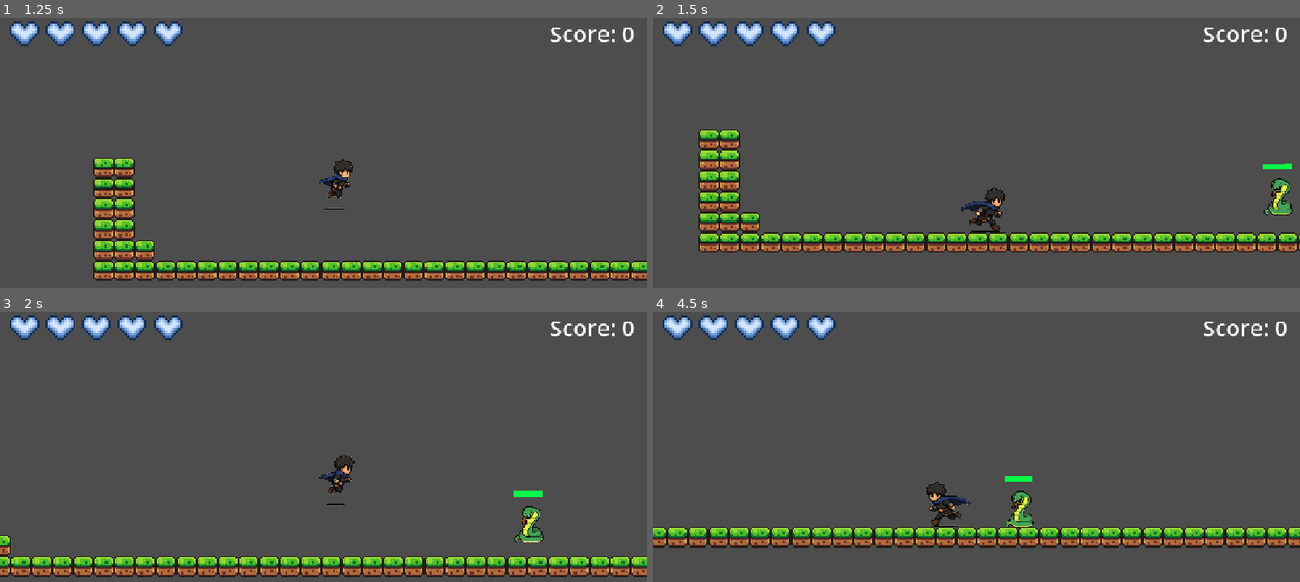
Above: before the commit, frames 1-4 (two rows, left to right).
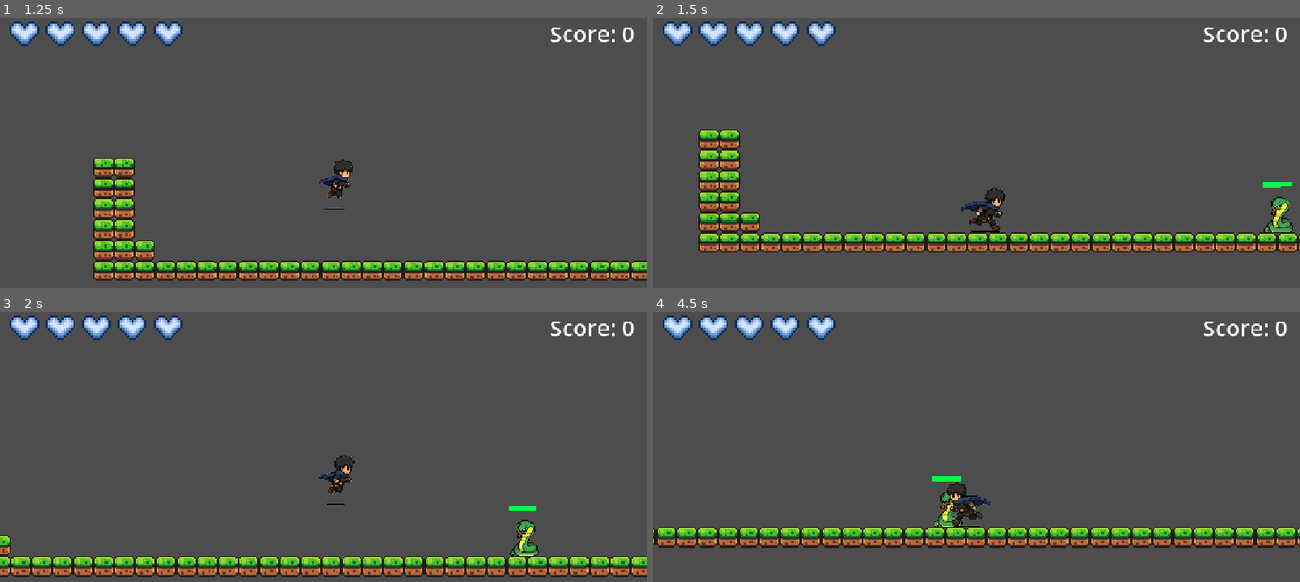
Above: after the commit, the same moments.

Repository: Riel-21/Godot-Game-Project-TCC
Game: Godot game, scene res://Scenes/game.tscn
Two runs of this game, one before a commit and one after it. Both use one fixed random seed, a clock stepped at 60 frames per second and the inputs below.
Inputs:
- Up to frame 1 (1.25 s): hold Right (move right) from 0.53 s (still down); tap Q (attack) at 0.6 s; tap Space (jump) at 0.77 s
- Up to frame 2 (1.5 s): keep holding Right (move right); tap F (toggle attack mode) at 1.35 s
- Up to frame 3 (2 s): keep holding Right (move right); tap Space (jump) at 1.52 s
- Up to frame 4 (4.5 s): release Right (move right) at 2.03 s; hold Left (move left) 2.03-2.78 s; tap Q (attack) at 2.1, 3.6 s; hold Right (move right) 2.78-4.28 s; tap F (toggle attack mode) at 2.85, 4.35 s; tap Space (jump) at 3.02, 3.77 s; hold Left (move left) from 4.28 s (still down)

Frame 1 is identical in both runs. In frame 2, 0.7% of the frame differs, in the area x 94-99%, y 53-80%; in frame 3, 0.7%; in frame 4, 6.0%, in the area x 0-100%, y 60-88%.

Commit message:
Make snake target player

Diff:
--- a/Scenes/game.tscn
+++ b/Scenes/game.tscn
@@ -173,3 +173,4 @@
 
 [node name="Snake" parent="." unique_id=1375713619 instance=ExtResource("4_3dryh")]
 position = Vector2(278, 44)
+snake_poision_projectile_scene = null
--- a/Scenes/snake.tscn
+++ b/Scenes/snake.tscn
@@ -60,16 +60,6 @@
 [node name="Marker2D" type="Marker2D" parent="." unique_id=1712802499]
 position = Vector2(10, -16)
 
-[node name="NavigationAgent2D" type="NavigationAgent2D" parent="." unique_id=327384547]
-path_desired_distance = 0.3
-target_desired_distance = 0.3
-debug_enabled = true
-
-[node name="Timer for nav" type="Timer" parent="." unique_id=1641745615]
-wait_time = 5.0
-autostart = true
-
 [connection signal="body_entered" from="Area2D" to="." method="_on_area_2d_body_entered"]
 [connection signal="body_exited" from="Area2D" to="." method="_on_area_2d_body_exited"]
 [connection signal="timeout" from="Timer for attack" to="." method="_on_timer_timeout"]
-[connection signal="timeout" from="Timer for nav" to="." method="_on_timer_for_nav_timeout"]
--- a/Scripts/snake.gd
+++ b/Scripts/snake.gd
@@ -1,15 +1,16 @@
 extends CharacterBody2D
 
-const speed = 60.0 # Increased speed slightly so movement is visible
-
+@export var snake_poision_projectile_scene: PackedScene
 @onready var health_bar: ProgressBar = $ProgressBar
-@onready var nav_agent := $NavigationAgent2D as NavigationAgent2D
 @onready var spawn_point = $Marker2D
 
 const MAX_HEALTH = 40
 var health = MAX_HEALTH
+var speed = 60.0
 
-@export var snake_poision_projectile_scene: PackedScene
+var direction = 0
+var player_pos = Vector2.ZERO
+var target_pos = Vector2.ZERO
 
 var player = null
 var player_in_range = false
@@ -24,28 +25,20 @@
 
 
 func _physics_process(delta: float) -> void:
-	# If player hasn't been detected yet, do not follow
-	if not is_instance_valid(player):
-		velocity.x = 0
-		move_and_slide()
-		return
-
-	# Apply gravity if in the air
+	# 1. Apply gravity
 	if not is_on_floor():
 		velocity += get_gravity() * delta
 
-	# Godot 4 NavigationAgent calculation
-	var next_path_pos = nav_agent.get_next_path_position()
-	var dir = (next_path_pos - global_position).normalized()
+	# 2. Movement logic towards player
+	if is_instance_valid(player):
+		player_pos = player.global_position
+		target_pos = (player_pos - global_position).normalized()
+		velocity.x = target_pos.x * speed
+	else:
+		velocity.x = 0
 
-	velocity.x = dir.x * speed
-
+	# 3. Apply physics movement
 	move_and_slide()
-
-
-func makepath() -> void:
-	if is_instance_valid(player):
-		nav_agent.target_position = player.global_position
 
 
 func take_damage(amount):
@@ -75,18 +68,12 @@
 
 
 func _on_area_2d_body_entered(body: Node2D) -> void:
-	# Checks for both "player" and "Player" to prevent group naming bugs
 	if body.is_in_group("player") or body.is_in_group("Player"):
 		player = body
 		player_in_range = true
-		makepath() # Instantly start calculating path when detected!
 
 
 func _on_area_2d_body_exited(body: Node2D) -> void:
 	if body == player:
 		player = null
 		player_in_range = false
-
-
-func _on_timer_for_nav_timeout() -> void:
-	makepath()
